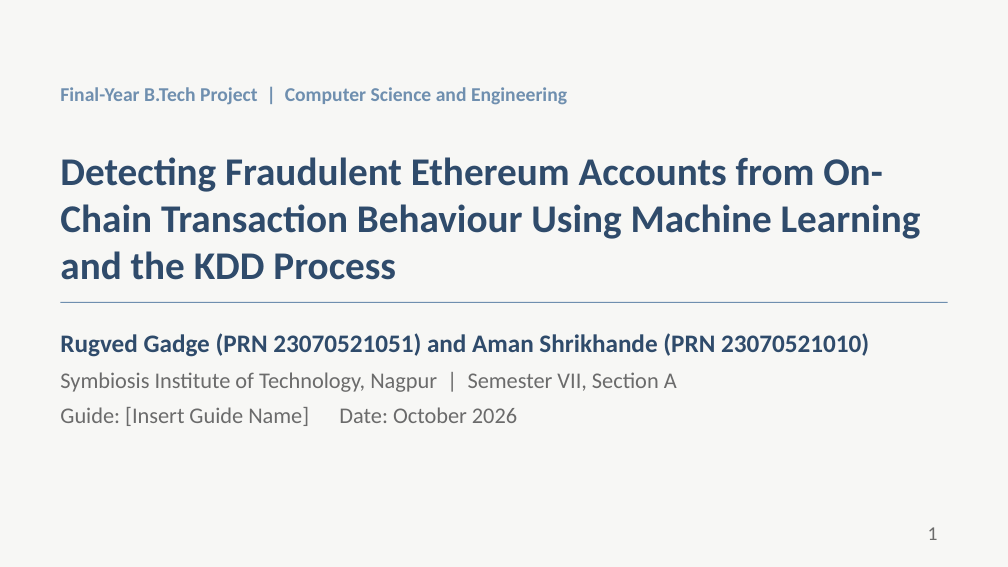
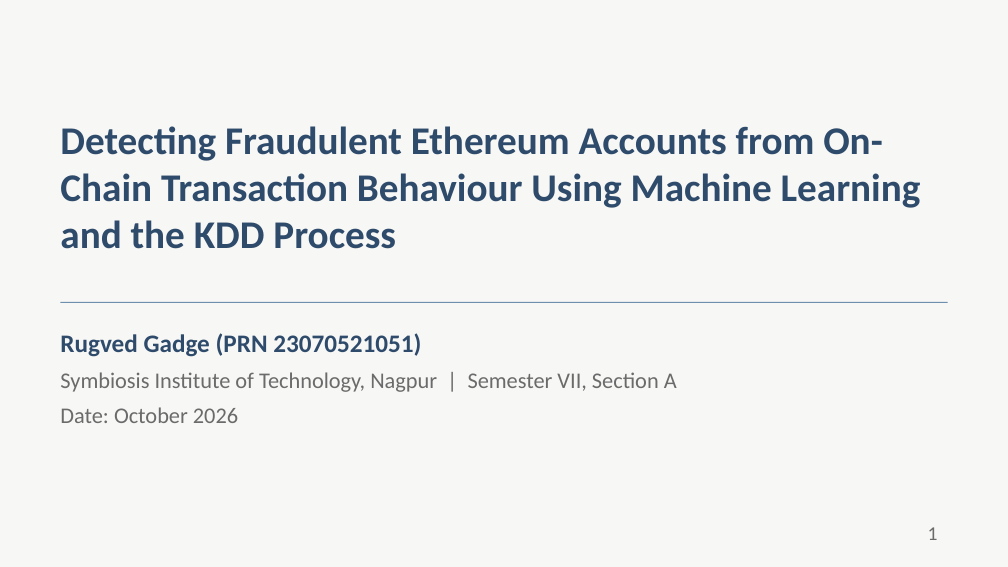
Before and after one commit to Rugved789/Predictive-Analytics-CA3, a slide deck: slide 1 of Ethereum_Fraud_Detection_Presentation.pptx. Drawn at 1008x567 pixels with LibreOffice and Linux fonts; fonts in the diff are those of the drawing. Boxes give left, top, right and bottom in pixels: in the first picture for what was removed or moved away, otherwise in the second. Text is boxed around its words. In the diff, an @@ line names an element or a change of style, - is before the commit and + after.

```diff
--- a/Ethereum_Fraud_Detection_Presentation.pptx
+++ b/Ethereum_Fraud_Detection_Presentation.pptx
@@ text removed at [60, 87, 567, 105] @@
-Final-Year B.Tech Project | Computer Science and Engineering
@@ title "Detecting Fraudulent Ethereum Accounts from ...": place and size @@
-title "Detecting Fraudulent Ethereum Accounts from ..." at [60, 157, 921, 280]
+title "Detecting Fraudulent Ethereum Accounts from ..." at [60, 126, 921, 249]
@@ text at [60, 333, 421, 357]: text changed @@
-Rugved Gadge (PRN 23070521051) and Aman Shrikhande (PRN 23070521010)
+Rugved Gadge (PRN 23070521051)
@@ text at [60, 407, 238, 423]: text changed @@
-Guide: [Insert Guide Name] Date: October 2026
+Date: October 2026
```
Also in this commit, not shown: 7 other slides changed, 3 other files.
